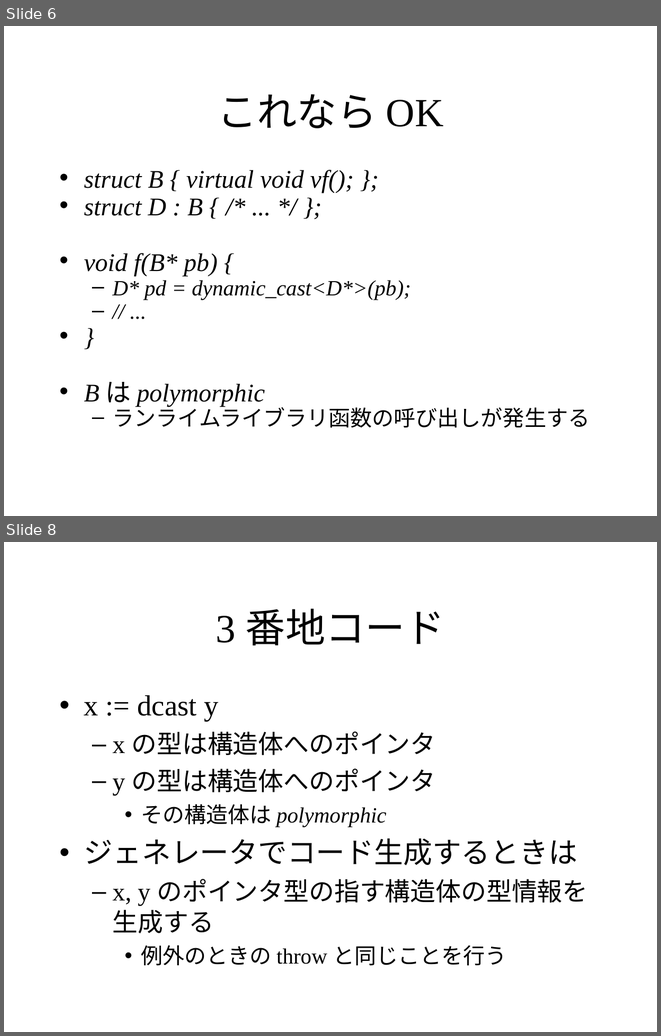
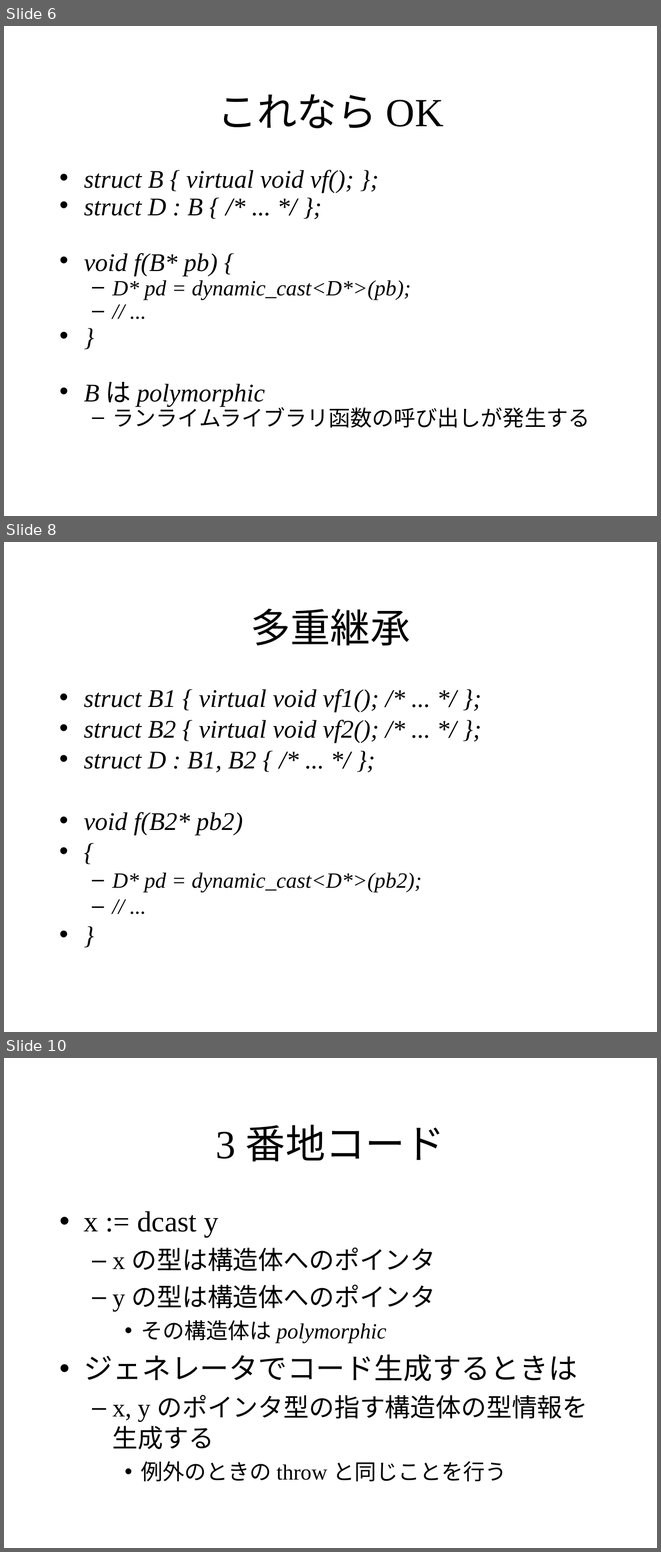
Before and after one commit to KeiHasegawa/cxx_doc, a slide deck: 29_dynamic_cast.ppt. Shown one above the other, each under a label of ours: slides 6 and 8 before the commit, slides 6, 8 and 10 after it; the slides between them are not shown. The pictures are 661x1036 and 661x1552 pixels, drawn with LibreOffice and Linux fonts; fonts in the diff are those of the drawing. Boxes give left, top, right and bottom in pixels: in the first picture for what was removed or moved away, otherwise in the second. Text is boxed around its words. In the diff, an @@ line names an element or a change of style, - is before the commit and + after.

```diff
--- a/29_dynamic_cast.ppt
+++ b/29_dynamic_cast.ppt
@@ slide 8 added at (4,542,657,1032), background #FFFFFF @@
@@ title added at (250,608,410,646), 44 pt, text #000000 @@
+多重継承
@@ text added at (84,689,422,892), 28 pt, text #000000, italic @@
+• struct B1 { virtual void vf1(); /* ... */ };
+• struct B2 { virtual void vf2(); /* ... */ };
+• struct D : B1, B2 { /* ... */ };
+• void f(B2* pb2)
+• {
+  – D* pd = dynamic_cast<D*>(pb2);
+  – // ...
+• }
@@ what was slide 8 is now slide 10 @@
```
Also in this commit, not shown: 1 slide changed, 1 other slide added, 1 other file.
